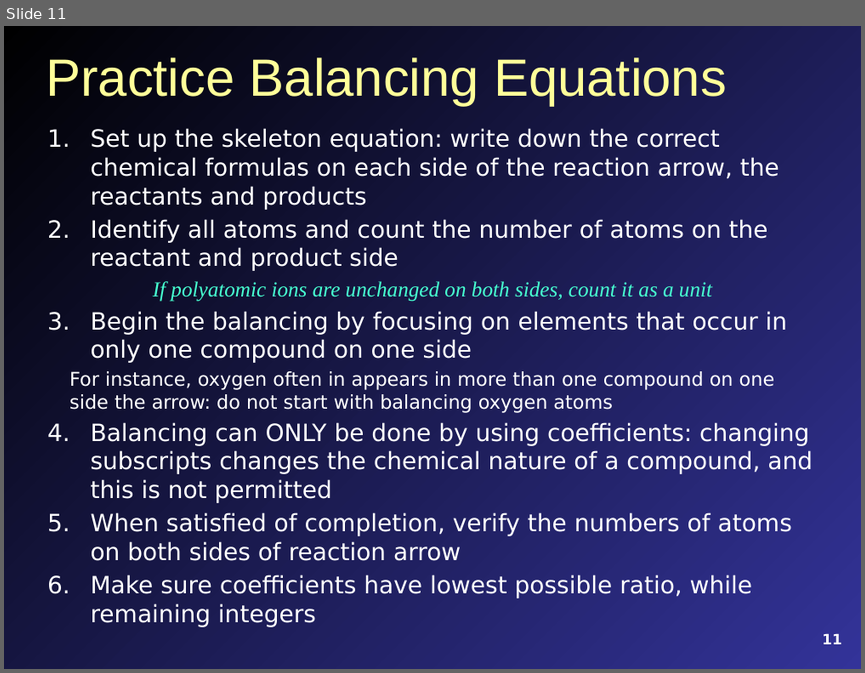
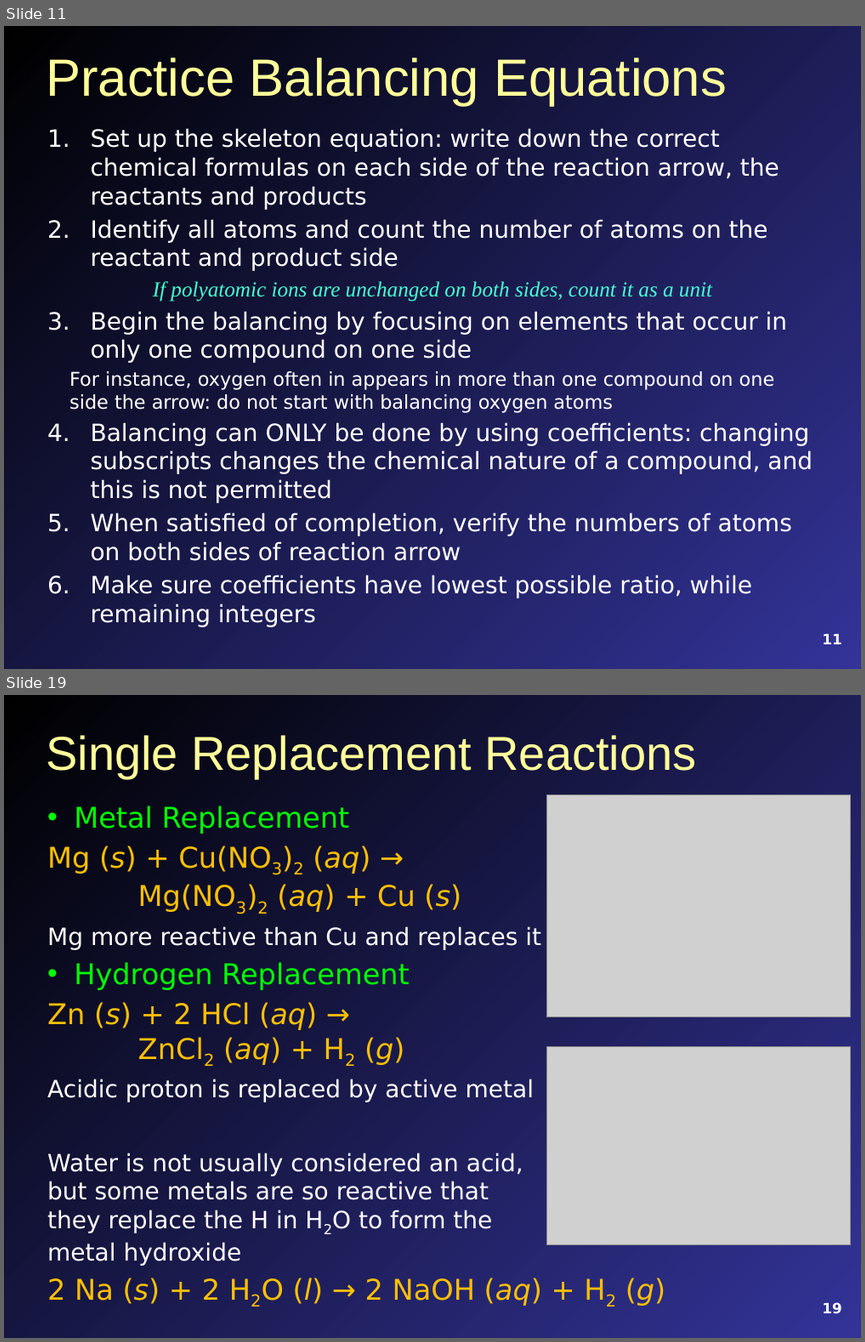
Before and after one commit to mavigozler/mavigozler.github.io, a slide deck: Teaching/Chemistry/Lecture Slides/FCC Chem 3A Chap 10 Content.pptx. Shown one above the other, each under a label of ours: slide 11 before the commit, slides 11 and 19 after it; the slides between them are not shown. The pictures are 865x673 and 865x1342 pixels, drawn with LibreOffice and Linux fonts; fonts in the diff are those of the drawing; grey boxes stand for pictures. Boxes give left, top, right and bottom in pixels: in the first picture for what was removed or moved away, otherwise in the second. Text is boxed around its words. In the diff, an @@ line names an element or a change of style, - is before the commit and + after.

```diff
--- a/Teaching/Chemistry/Lecture Slides/FCC Chem 3A Chap 10 Content.pptx
+++ b/Teaching/Chemistry/Lecture Slides/FCC Chem 3A Chap 10 Content.pptx
@@ slide 19 added at [4,695,861,1338], background gradient #000000 to #333399 @@
@@ title added at [46,735,697,778], 40 pt, text #FFFF99 @@
+Single Replacement Reactions
@@ picture added at [546,794,851,1016] @@
@@ text added at [47,805,666,1305], 20 pt, text #FFFFFF @@
+• Metal Replacement
+Mg (s) + Cu(NO3)2 (aq) →
+Mg(NO3)2 (aq) + Cu (s)
+Mg more reactive than Cu and replaces it
+• Hydrogen Replacement
+Zn (s) + 2 HCl (aq) →
+ZnCl2 (aq) + H2 (g)
+Acidic proton is replaced by active metal
+Water is not usually considered an acid,
+but some metals are so reactive that
+they replace the H in H2O to form the
+metal hydroxide
+2 Na (s) + 2 H2O (l) → 2 NaOH (aq) + H2 (g)
@@ picture added at [546,1047,851,1244] @@
@@ page number added at [822,1302,841,1314], 12 pt, text #FFFFFF, bold @@
+19
```
Also in this commit, not shown: 6 slides changed, 25 other slides added, 3 slides removed, 4 other files.
